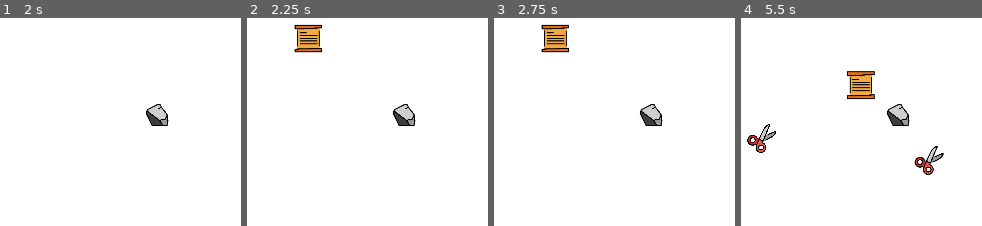
Above: before the commit, frames 1-4 (left to right).
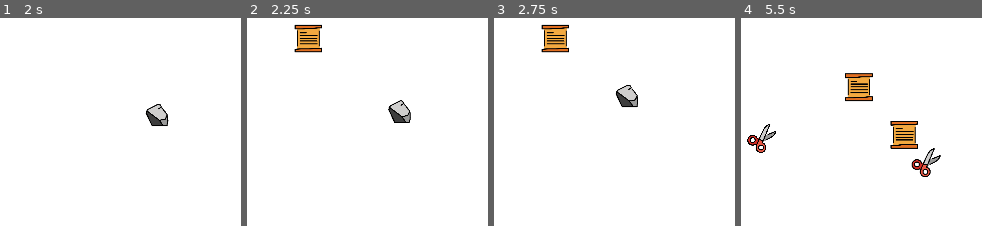
Above: after the commit, the same moments.

Repository: EthanDenny/RockPaperScissors
Game: Godot game, scene res://Main.tscn
Same seed, same stepped clock (60 frames per second), same inputs: the game is played once before the commit and once after it.
Inputs (mouse positions are in pixels of both pictures, inside the frame that each line leads up to):
- Up to frame 1 (2 s): tap Enter at 0.5 s; move the mouse to (156, 115) at 0.52 s; click (156, 115) at 0.6 s; tap Space at 1.25 s; move the mouse to (outside the picture) at 1.27 s; right-click (outside the picture) at 1.35 s
- Up to frame 2 (2.25 s): tap Enter at 2 s; move the mouse to (307, 38) at 2.02 s; click (307, 38) at 2.1 s
- Up to frame 3 (2.75 s): no input
- Up to frame 4 (5.5 s): move the mouse to (outside the picture) at 2.77 s; right-click (outside the picture) at 2.85 s; move the mouse to (962, 205) at 3.52 s; click (962, 205) at 3.6 s; move the mouse to (outside the picture) at 4.27 s; right-click (outside the picture) at 4.35 s; move the mouse to (762, 136) at 5.02 s; click (762, 136) at 5.1 s

Frame 1 is identical in both runs. In frame 2, 0.7% of the frame differs, in the area x 58-71%, y 39-52%; in frame 3, 1.5%; in frame 4, 4.2%, in the area x 43-85%, y 25-77%.

Commit message:
Fixed a problem where certain hands would not find an initial target

Diff:
--- a/Scripts/Hand.gd
+++ b/Scripts/Hand.gd
@@ -9,13 +9,12 @@
 var target = null
 
 
-func _ready():
-	find_target()
+func _physics_process(delta):
+	if target == null:
+		find_target()
 
-
-func _physics_process(delta):
 	if target != null and target.type_id == type_id:
-			find_target()
+		find_target()
 
 	if target != null:
 		var velocity = position.direction_to(target.position) * speed
